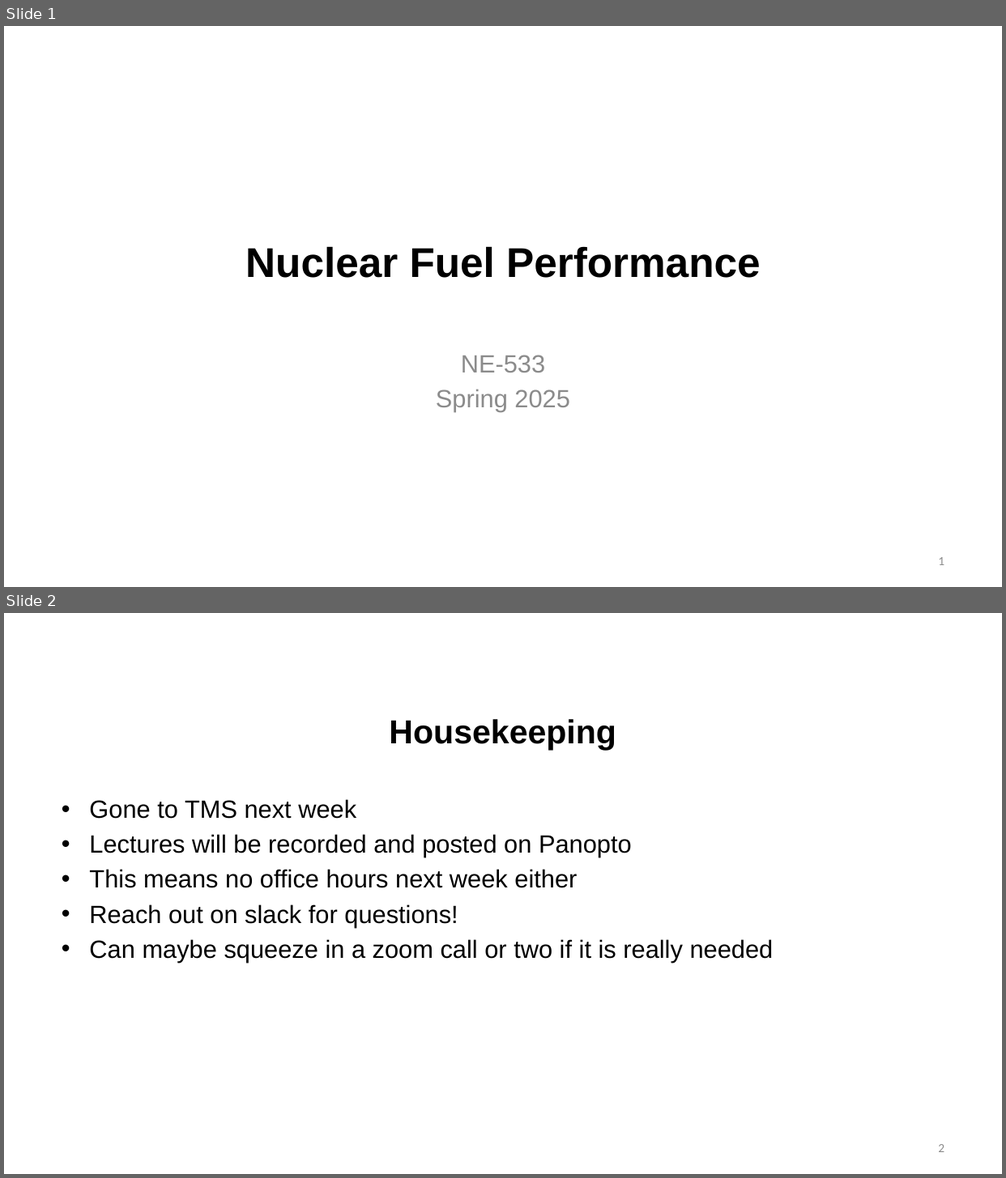
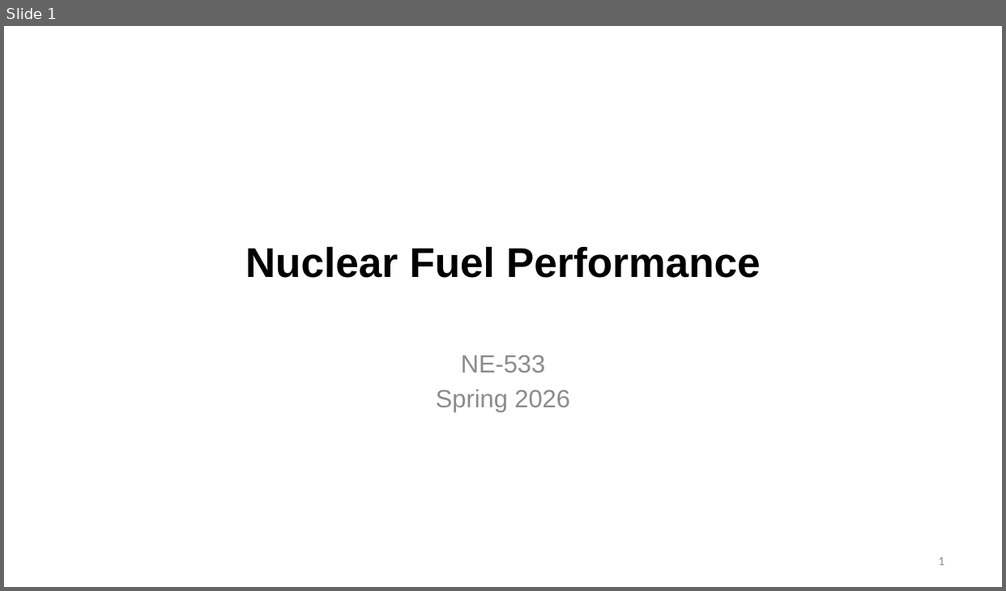
Before and after one commit to benbeeler/TEACHING, a slide deck: Nuclear_Fuel_Performance/NE533_Spring2026/Module3/Lec13_FGR_swelling.pptx. Shown one above the other, each under a label of ours: slides 1 and 2 before the commit, slide 1 after it. The pictures are 1006x1178 and 1006x591 pixels, drawn with LibreOffice and Linux fonts; fonts in the diff are those of the drawing; background and template pictures are left out. Boxes give left, top, right and bottom in pixels: in the first picture for what was removed or moved away, otherwise in the second. Text is boxed around its words. In the diff, an @@ line names an element or a change of style, - is before the commit and + after.

```diff
--- a/Nuclear_Fuel_Performance/NE533_Spring2026/Module3/Lec13_FGR_swelling.pptx
+++ b/Nuclear_Fuel_Performance/NE533_Spring2026/Module3/Lec13_FGR_swelling.pptx
@@ slide 2 removed at (4,613,1002,1174), background #FFFFFF @@
@@ title removed at (389,719,616,750) @@
-Housekeeping
@@ text removed at (89,799,774,962) @@
-• Gone to TMS next week
-• Lectures will be recorded and posted on Panopto
-• This means no office hours next week either
-• Reach out on slack for questions!
-• Can maybe squeeze in a zoom call or two if it is really needed
@@ page number removed at (938,1144,944,1152) @@
-2
@@ slide 1 changed as well @@
@@ subtitle at (436,390,570,412): text changed @@
-Spring 2025
+Spring 2026
```
Also in this commit, not shown: 15 other slides removed, 6 other files.
